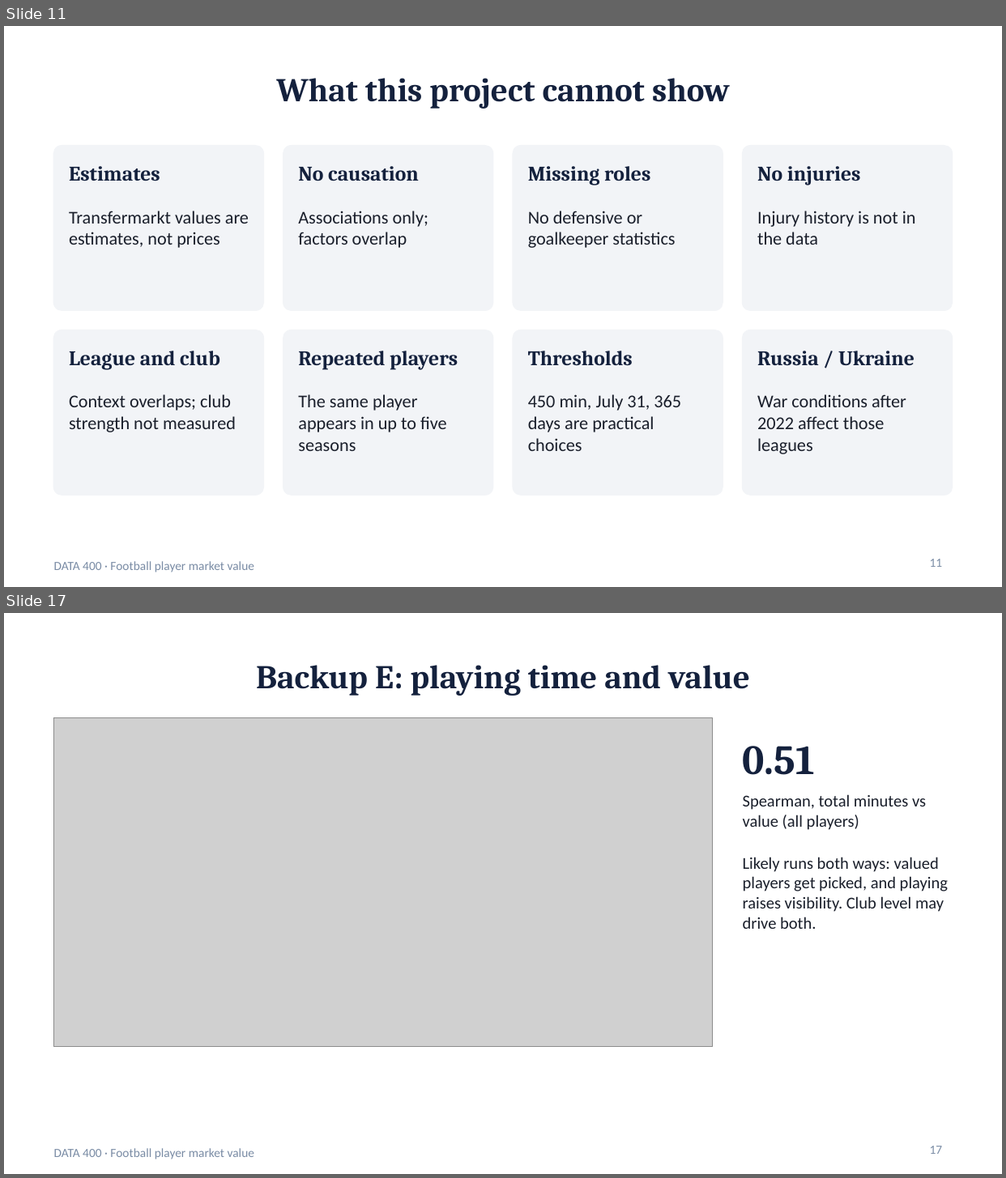
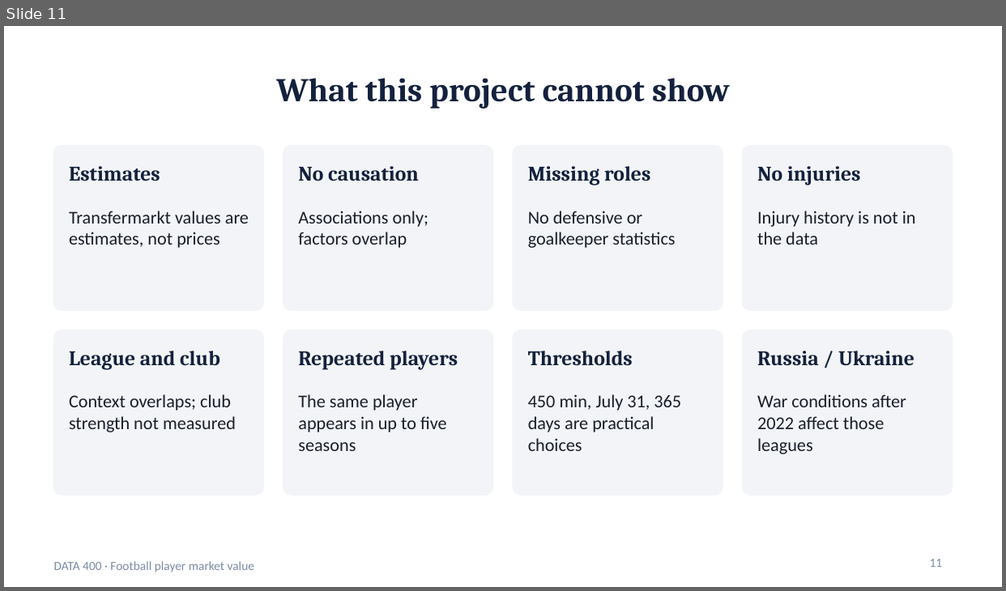
Before and after one commit to niloy-saha-123/DATA400-football-player-market-value-analysis, a slide deck: presentation/DATA400_market_value_presentation.pptx. Shown one above the other, each under a label of ours: slides 11 and 17 before the commit, slide 11 after it; the slides between them are not shown. The pictures are 1006x1178 and 1006x591 pixels, drawn with LibreOffice and Linux fonts; fonts in the diff are those of the drawing; grey boxes stand for pictures. Boxes give left, top, right and bottom in pixels: in the first picture for what was removed or moved away, otherwise in the second. Text is boxed around its words. In the diff, an @@ line names an element or a change of style, - is before the commit and + after.

Commit message:
feat(presentation): split backup slides into a separate deck
Main deck is now 11 slides; the backup deck (exclusions, K-means
details, segment definitions, league medians, playing time) is its own
.pptx/.pdf. Trim local tool entries from .gitignore.

```diff
--- a/presentation/DATA400_market_value_presentation.pptx
+++ b/presentation/DATA400_market_value_presentation.pptx
@@ slide 17 removed at (4,613,1002,1174), background #FFFFFF; not listed: 1 template element that a slide beside it also shows @@
@@ title removed at (256,665,750,696) @@
-Backup E: playing time and value
@@ picture removed at (54,717,713,1047) @@
@@ text removed at (743,746,815,775) @@
-0.51
@@ text removed at (743,794,926,830) @@
-Spearman, total minutes vs value (all players)
@@ text removed at (743,857,948,929) @@
-Likely runs both ways: valued players get picked, and playing raises visibility. Club level may drive both.
@@ page number removed at (930,1146,943,1154) @@
-17
```
Also in this commit, not shown: 5 other slides removed, 8 other files.
